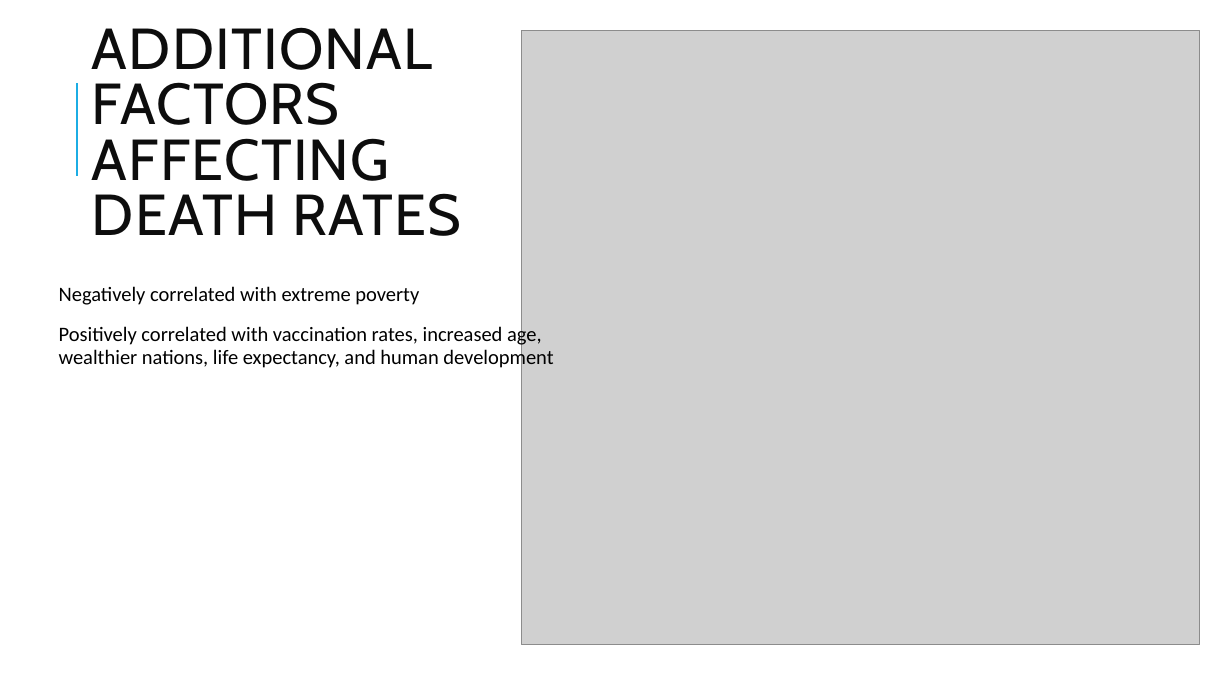
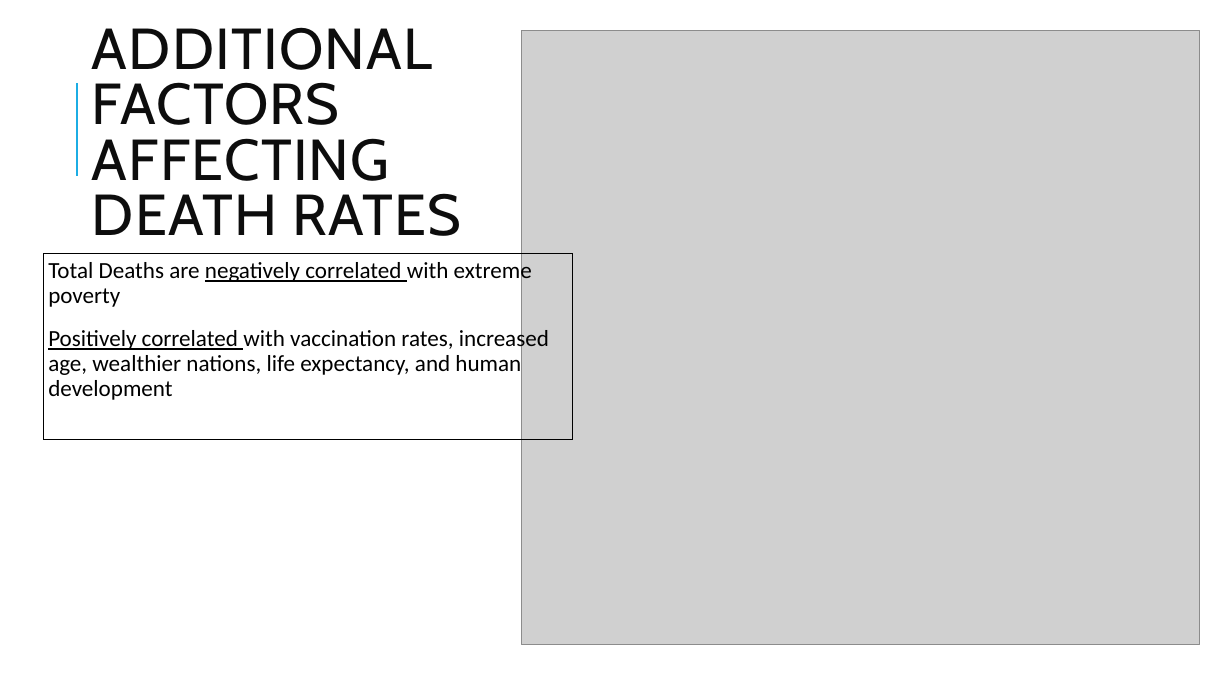
Before and after one commit to tralinde/covid_data_project, a slide deck: slide 9 of ppt/Covid Death Rates.pptx. Drawn at 1232x693 pixels with LibreOffice and Linux fonts; fonts in the diff are those of the drawing; grey boxes stand for pictures. Boxes give left, top, right and bottom in pixels: in the first picture for what was removed or moved away, otherwise in the second. Text is boxed around its words. In the diff, an @@ line names an element or a change of style, - is before the commit and + after.

```diff
--- a/ppt/Covid Death Rates.pptx
+++ b/ppt/Covid Death Rates.pptx
@@ rectangle "Total Deaths are negatively correlated ...": place and size @@
-rectangle "Total Deaths are negatively correlated ..." at <box>59,286,553,370</box>
+rectangle "Total Deaths are negatively correlated ..." at <box>43,254,573,440</box>
@@ rectangle "Total Deaths are negatively correlated ..." at <box>43,254,573,440</box>: outline none to #000000 0.75 pt @@
@@ text in rectangle at <box>48,258,532,307</box>: text changed; size 16 to 18 pt @@
-Negatively correlated with extreme poverty
+Total Deaths are negatively correlated with extreme poverty
@@ text in rectangle at <box>48,326,549,400</box>: size 16 to 18 pt in "Positively correlated with vaccination rates, increased age, ..."; underline on in "Positively correlated" @@
```
Also in this commit, not shown: 7 other slides changed, 7 other files.
